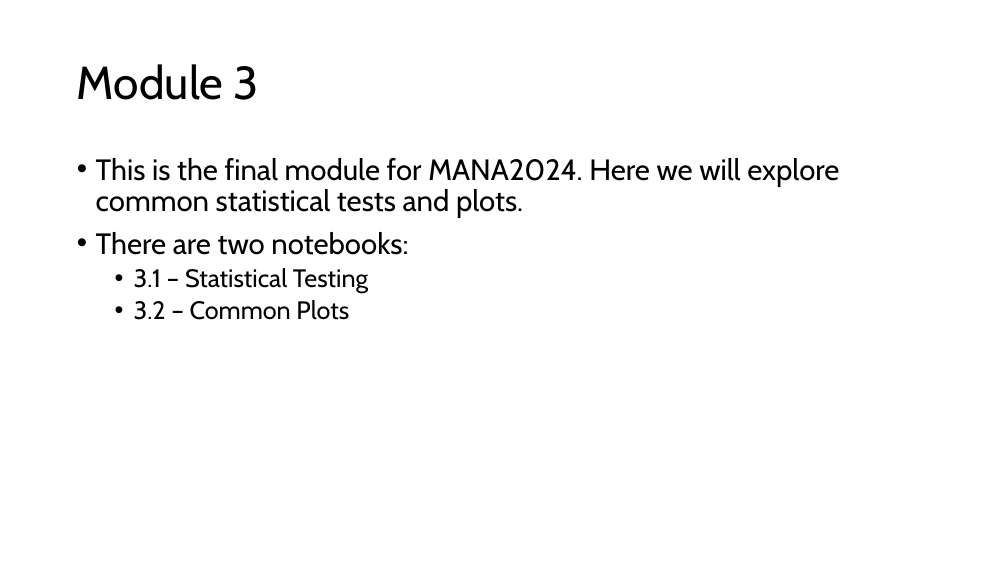
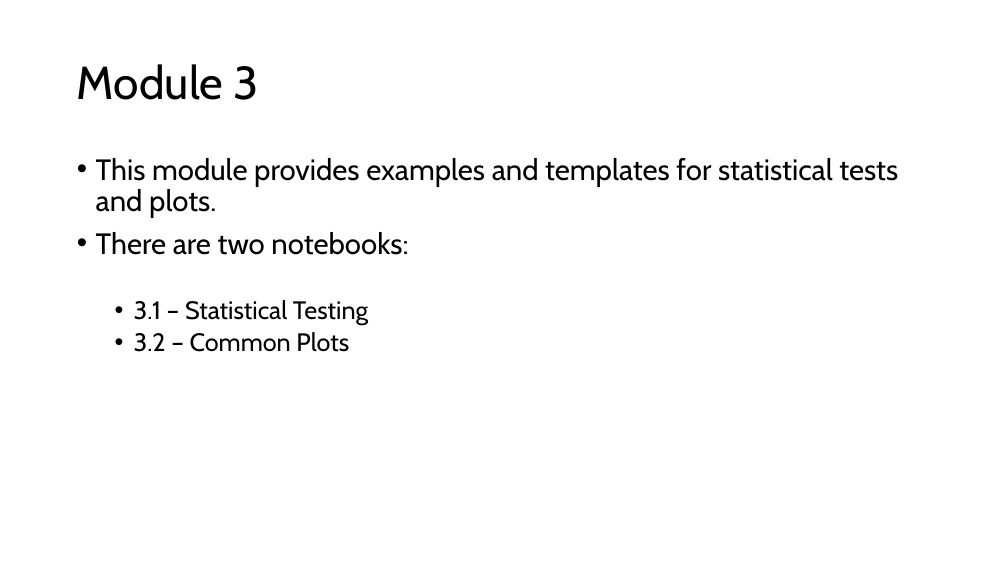
Before and after one commit to shuzhao-li-lab/MANA2024, a slide deck: slide 11 of Slides.pptx (slide 7 before the commit). Drawn at 1008x567 pixels with LibreOffice and Linux fonts; fonts in the diff are those of the drawing. Boxes give left, top, right and bottom in pixels: in the first picture for what was removed or moved away, otherwise in the second. Text is boxed around its words. In the diff, an @@ line names an element or a change of style, - is before the commit and + after.

```diff
--- a/Slides.pptx
+++ b/Slides.pptx
@@ text at <box>96,158,898,218</box>: text changed @@
-• This is the final module for MANA2024. Here we will explore common statistical tests and plots.
+• This module provides examples and templates for statistical tests and plots.
```
Also in this commit, not shown: 5 other slides changed, 5 slides added, 1 slide removed.
